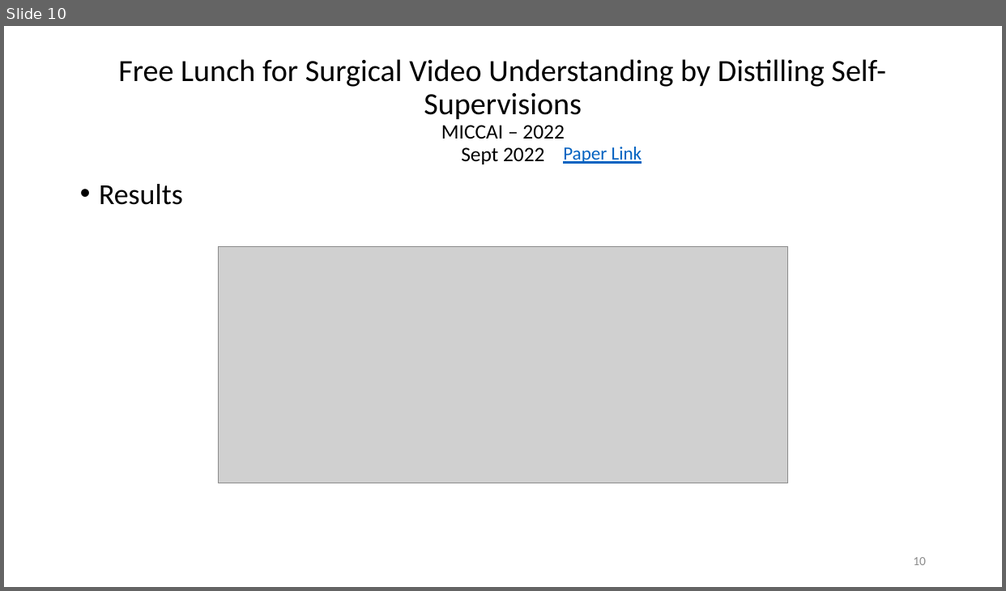
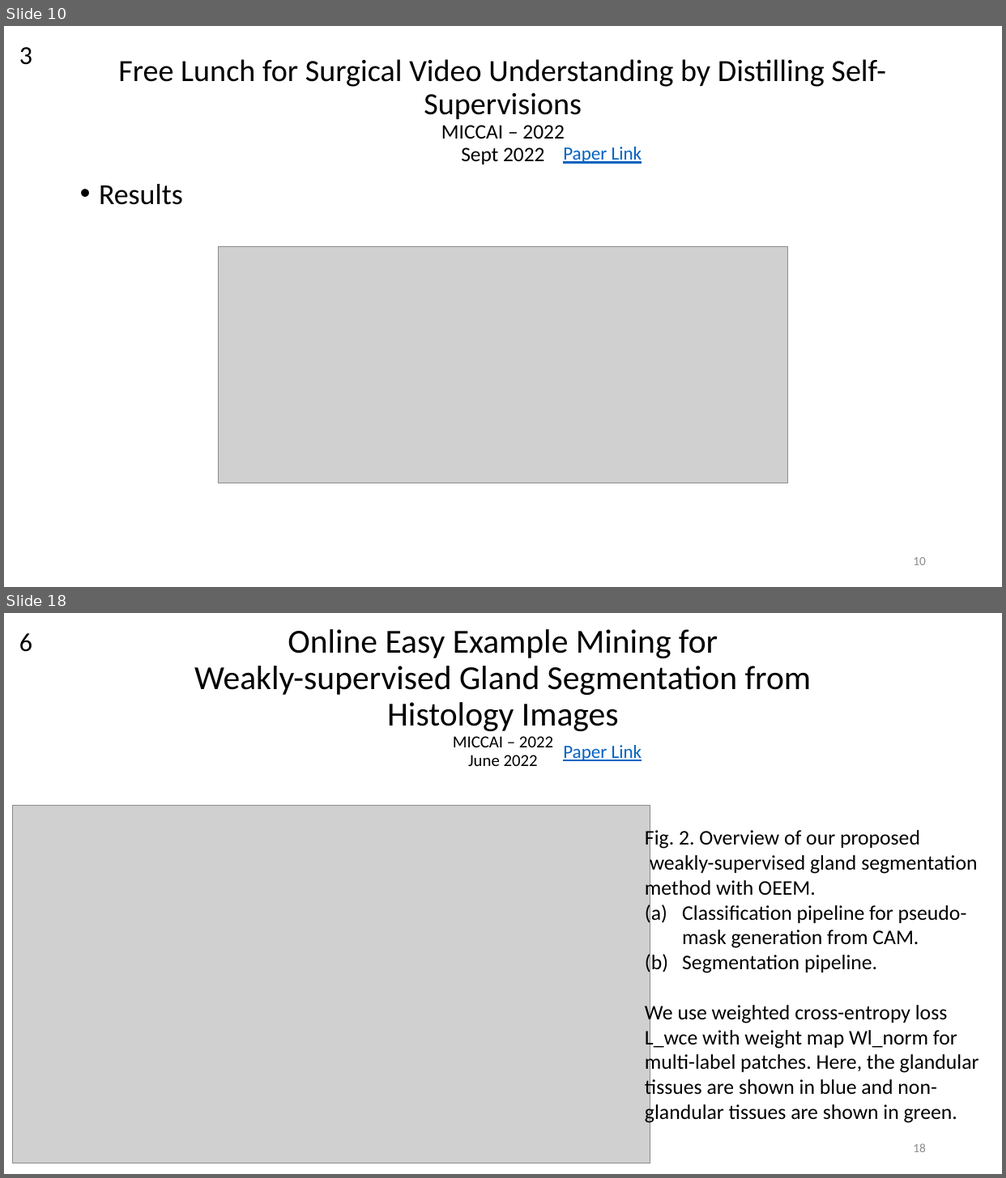
Before and after one commit to bluesaiyancodes/KITReports, a slide deck: Presentations/MICCAI Paper Reviews.pptx. Shown one above the other, each under a label of ours: slide 10 before the commit, slides 10 and 18 after it; the slides between them are not shown. The pictures are 1006x591 and 1006x1178 pixels, drawn with LibreOffice and Linux fonts; fonts in the diff are those of the drawing; grey boxes stand for pictures. Boxes give left, top, right and bottom in pixels: in the first picture for what was removed or moved away, otherwise in the second. Text is boxed around its words. In the diff, an @@ line names an element or a change of style, - is before the commit and + after.

```diff
--- a/Presentations/MICCAI Paper Reviews.pptx
+++ b/Presentations/MICCAI Paper Reviews.pptx
@@ slide 18 added at (x1=4, y1=613, x2=1002, y2=1174), background #FFFFFF @@
@@ text added at (x1=19, y1=633, x2=32, y2=652), 25 pt, text #000000 @@
+6
@@ title added at (x1=194, y1=629, x2=812, y2=766), 32.4 pt, text #000000 @@
+Online Easy Example Mining for
+Weakly-supervised Gland Segmentation from
+Histology Images
+MICCAI – 2022
+June 2022
@@ text added at (x1=563, y1=745, x2=642, y2=761), 18 pt, text #0563C1, underline @@
+Paper Link
@@ picture added at (x1=13, y1=806, x2=651, y2=1163) @@
@@ text added at (x1=645, y1=828, x2=979, y2=1124), 20 pt, text #000000 @@
+Fig. 2. Overview of our proposed
+weakly-supervised gland segmentation
+method with OEEM.
+(a) Classification pipeline for pseudo-mask generation from CAM.
+(b) Segmentation pipeline.
+We use weighted cross-entropy loss L_wce with weight map Wl_norm for multi-label patches. Here, the glandular tissues are shown in blue and non-glandular tissues are shown in green.
@@ page number added at (x1=913, y1=1144, x2=926, y2=1152), 12 pt, text #8C8C8C @@
+18
@@ slide 10 changed as well @@
@@ text added at (x1=19, y1=47, x2=32, y2=65), 25 pt, text #000000 @@
+3
```
Also in this commit, not shown: 8 other slides changed, 11 other slides added.
